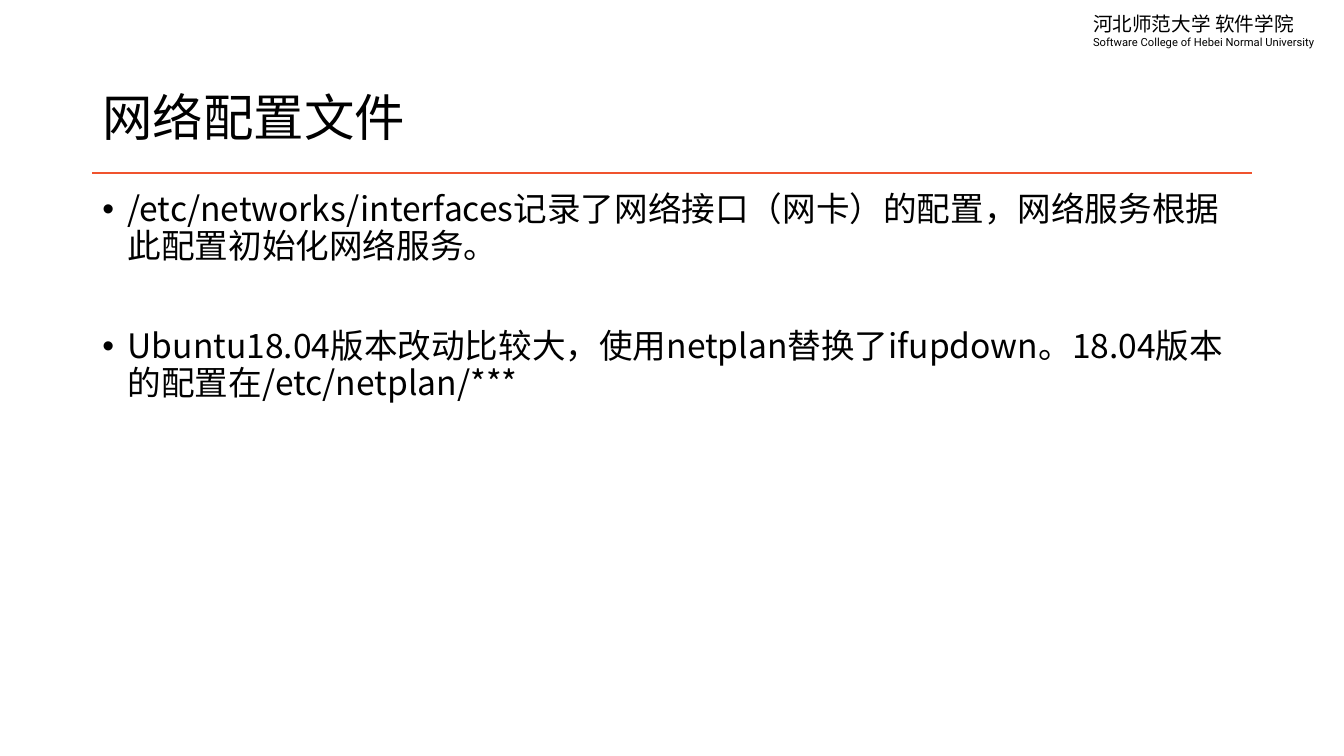
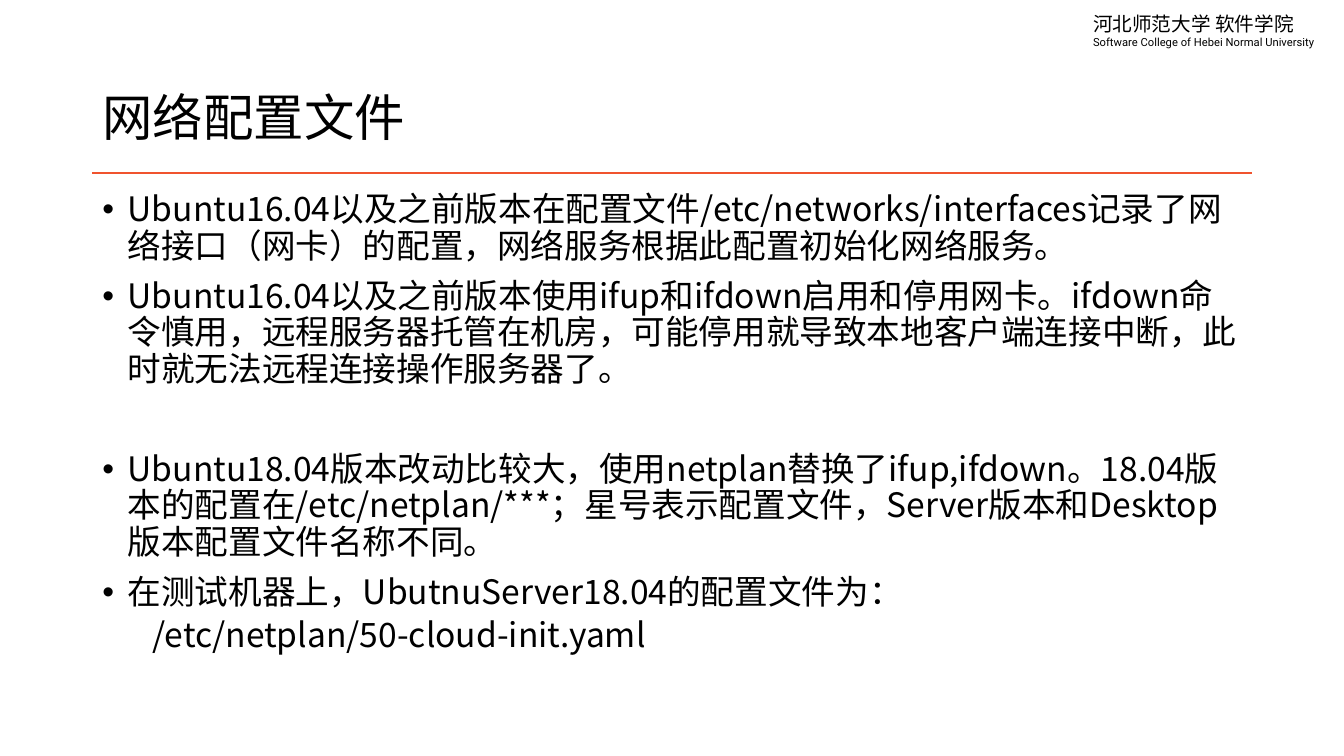
Before and after one commit to edu2act/course-linux-system, a slide deck: slide 7 of materials/slides/ch10-network.pptx. Drawn at 1344x756 pixels with LibreOffice and Linux fonts; fonts in the diff are those of the drawing. Boxes give left, top, right and bottom in pixels: in the first picture for what was removed or moved away, otherwise in the second. Text is boxed around its words. In the diff, an @@ line names an element or a change of style, - is before the commit and + after.

```diff
--- a/materials/slides/ch10-network.pptx
+++ b/materials/slides/ch10-network.pptx
@@ text at <box>128,192,1237,655</box>: text changed @@
-• /etc/networks/interfaces记录了网络接口（网卡）的配置，网络服务根据此配置初始化网络服务。
-• Ubuntu18.04版本改动比较大，使用netplan替换了ifupdown。18.04版本的配置在/etc/netplan/***
+• Ubuntu16.04以及之前版本在配置文件/etc/networks/interfaces记录了网络接口（网卡）的配置，网络服务根据此配置初始化网络服务。
+• Ubuntu16.04以及之前版本使用ifup和ifdown启用和停用网卡。ifdown命令慎用，远程服务器托管在机房，可能停用就导致本地客户端连接中断，此时就无法远程连接操作服务器了。
+• Ubuntu18.04版本改动比较大，使用netplan替换了ifup,ifdown。18.04版本的配置在/etc/netplan/***；星号表示配置文件，Server版本和Desktop版本配置文件名称不同。
+• 在测试机器上，UbutnuServer18.04的配置文件为：
+  /etc/netplan/50-cloud-init.yaml
```
Also in this commit, not shown: 8 other slides changed, 5 slides added, 2 slides removed, 3 other files.
